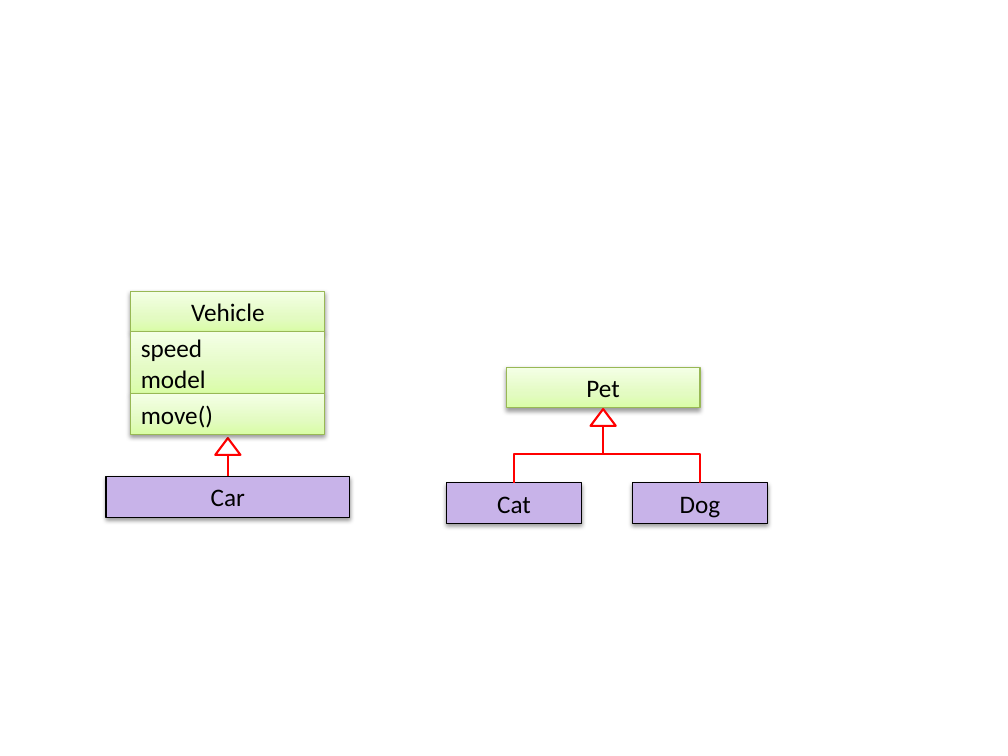
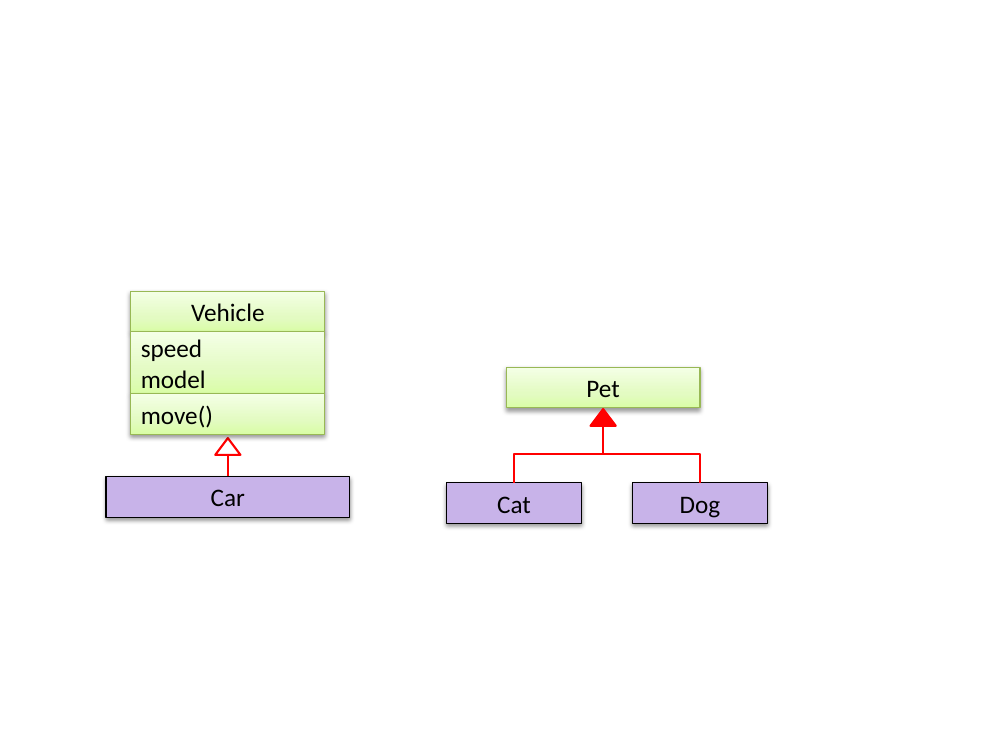
Before and after one commit to se-edu/se-book, a slide deck: slide 1 of diagrams/uml/classDiagrams/classInheritance/examples.pptx. Drawn at 1008x756 pixels with LibreOffice and Linux fonts; fonts in the diff are those of the drawing. Boxes give left, top, right and bottom in pixels: in the first picture for what was removed or moved away, otherwise in the second. Text is boxed around its words. In the diff, an @@ line names an element or a change of style, - is before the commit and + after.

```diff
--- a/diagrams/uml/classDiagrams/classInheritance/examples.pptx
+++ b/diagrams/uml/classDiagrams/classInheritance/examples.pptx
@@ triangle at (591,409,616,426): fill #FFFFFF to #FF0000 @@
```
Also in this commit, not shown: 15 other files.
